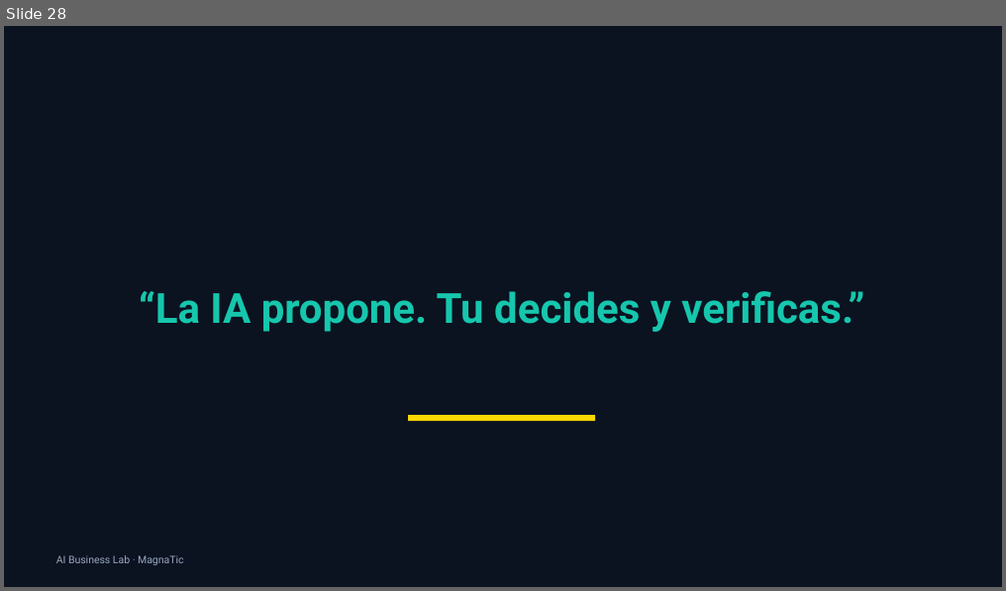
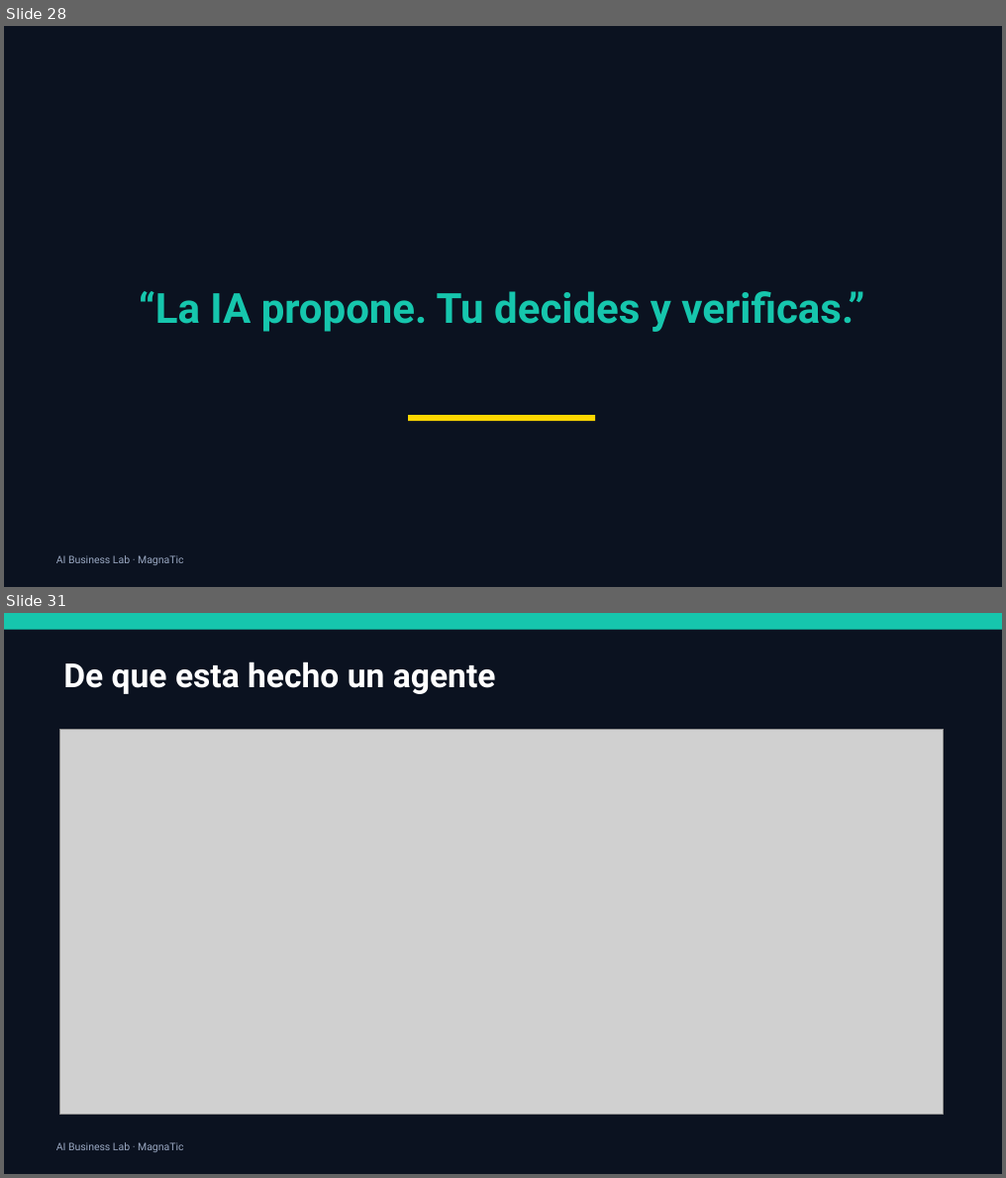
Before and after one commit to xander0408/CURSOS, a slide deck: AI-Business-Lab-Presentacion.pptx. Shown one above the other, each under a label of ours: slide 28 before the commit, slides 28 and 31 after it; the slides between them are not shown. The pictures are 1006x591 and 1006x1178 pixels, drawn with LibreOffice and Linux fonts; fonts in the diff are those of the drawing; grey boxes stand for pictures. Boxes give left, top, right and bottom in pixels: in the first picture for what was removed or moved away, otherwise in the second. Text is boxed around its words. In the diff, an @@ line names an element or a change of style, - is before the commit and + after.

```diff
--- a/AI-Business-Lab-Presentacion.pptx
+++ b/AI-Business-Lab-Presentacion.pptx
@@ slide 31 added at (4, 613, 1002, 1174), background #0B1220 @@
@@ rectangle added at (4, 613, 1002, 630), fill #16C6AD @@
@@ text added at (63, 662, 496, 694), 32 pt, text #FFFFFF, bold @@
+De que esta hecho un agente
@@ picture added at (60, 729, 944, 1115) @@
@@ text added at (56, 1143, 183, 1153), 10 pt, text #9AA8C2 @@
+AI Business Lab · MagnaTic
```
Also in this commit, not shown: 3 slides changed, 6 other slides added, 1 slide removed, 28 other files.
